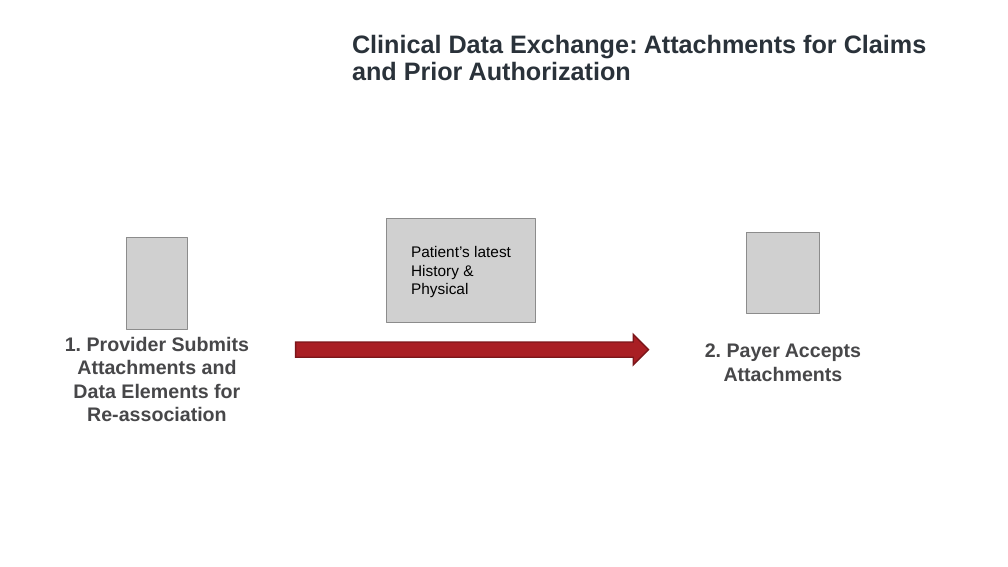
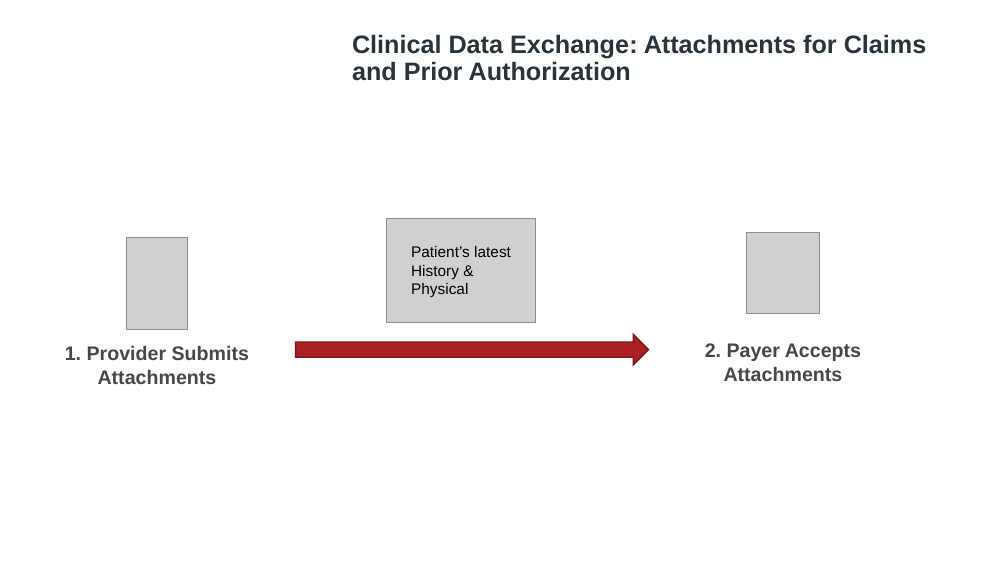
Before and after one commit to HL7/davinci-ecdx, a slide deck: slide 3 of input/images/source/Workflow Images.pptx. Drawn at 1008x567 pixels with LibreOffice and Linux fonts; fonts in the diff are those of the drawing; grey boxes stand for pictures; background and template pictures are left out. Boxes give left, top, right and bottom in pixels: in the first picture for what was removed or moved away, otherwise in the second. Text is boxed around its words. In the diff, an @@ line names an element or a change of style, - is before the commit and + after.

```diff
--- a/input/images/source/Workflow Images.pptx
+++ b/input/images/source/Workflow Images.pptx
@@ text "1. Provider Submits" moved from (x1=65, y1=336, x2=249, y2=421) to (x1=65, y1=345, x2=249, y2=384) @@
@@ text at (x1=98, y1=369, x2=217, y2=384): text changed @@
-Attachments and
-Data Elements for
-Re-association
+Attachments
```
Also in this commit, not shown: 1 slide added, 1 slide removed, 4 other files.
